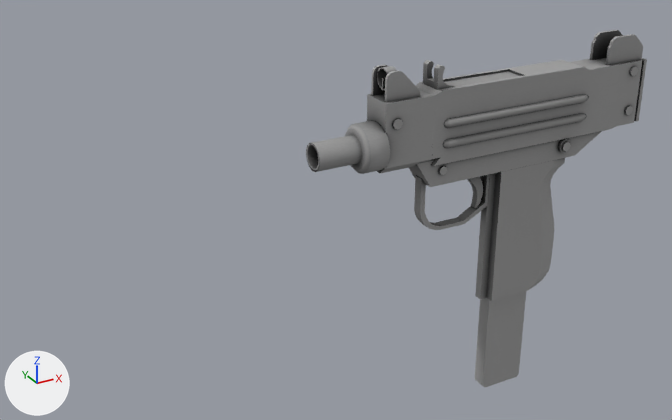
An edit to the Blender file orig/weapons/uzi/uzi.blend, drawn before and after from the same camera.
Before and after are seen from a 50 mm lens placed at (-7.8, -9.13, 5.44), pointed at (-2.52, 0.48, 0.63). Every picture has the same lights, and +X, +Y and +Z are marked at lower left.

Objects in the first picture: 'Body', 'Mag'.
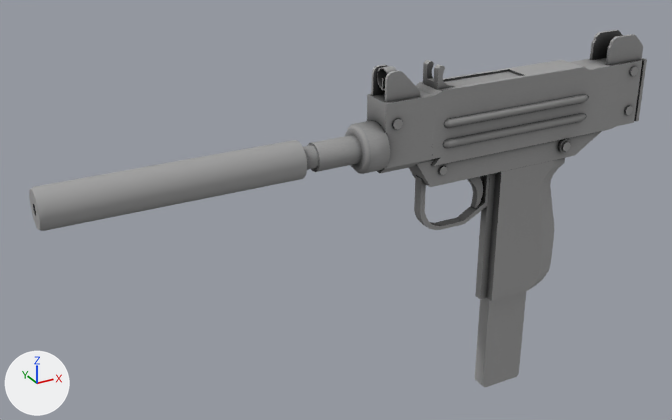
The newer file is also rescaled (x0.241), turned or shifted as a whole; pictures and numbers use the older file's frame.

Pixel boxes (x1, y1, x2, y2) of what changed, in the pictures (672 x 420 px):
'Silencer', shown: after (29, 140, 318, 231)

The edits, one by one:
Object 'Silencer' (ob_silencer) is now shown.
